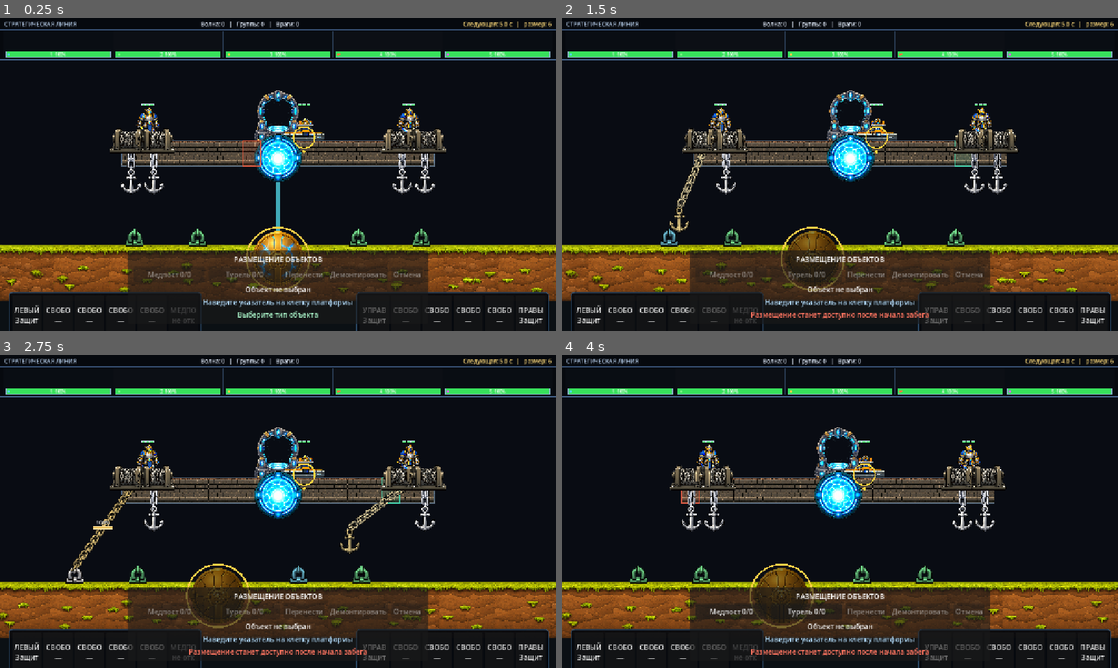
Above: before the commit, frames 1-4 (two rows, left to right).
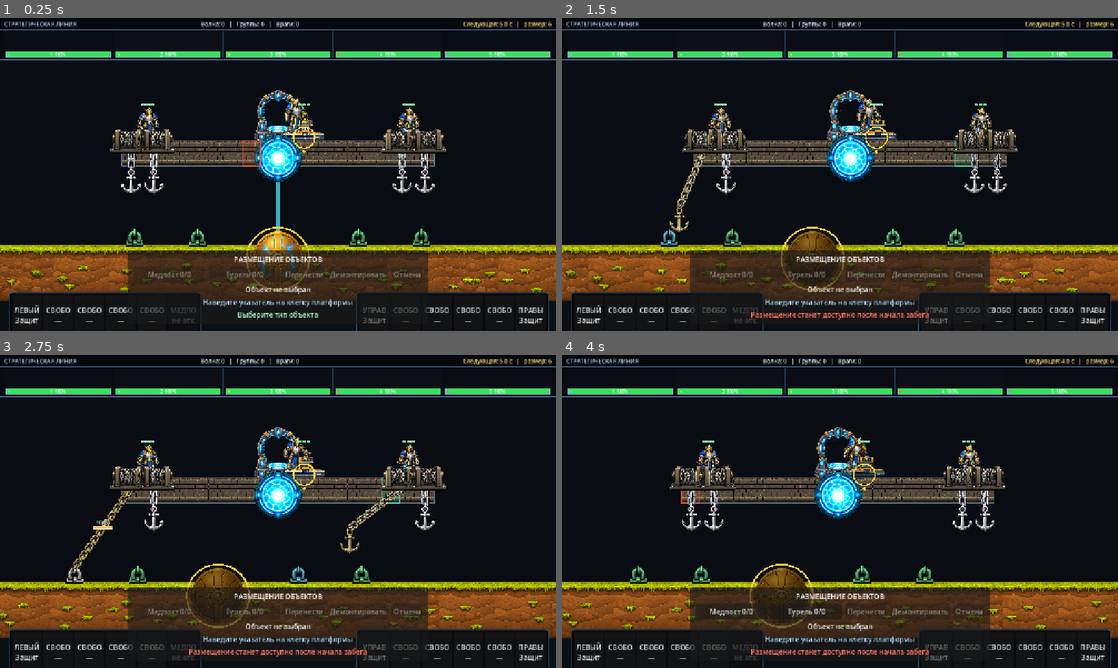
Above: after the commit, the same moments.

Repository: bageus/GloryProtect
Game: Godot game, scene res://scenes/game/game_root_with_flyers.tscn
The game is run twice, just before and just after one commit, with the same random seed, the same clock (stepped at 60 frames per second) and the same inputs.
Inputs (mouse positions are in pixels of both pictures, inside the frame that each line leads up to):
- Up to frame 1 (0.25 s): no input
- Up to frame 2 (1.5 s): tap Enter (ui_accept) at 0.5, 0.77 s; move the mouse to (962, 158) at 0.52 s; hold Right (ui_right) 0.53-1.25 s; tap 1 at 0.6 s; click (962, 158) at 0.67 s; drag from (728, 190) to (812, 237) at 1.27 s
- Up to frame 3 (2.75 s): move the mouse to (333, 442) at 2.02 s; hold Right (ui_right) from 2.03 s (still down); tap 3 at 2.1 s
- Up to frame 4 (4 s): release Right (ui_right) at 2.75 s; drag from (812, 574) to (673, 464) at 2.77 s; move the mouse to (1006, 558) at 3.52 s; hold Left (ui_left) from 3.53 s (still down); tap R at 3.6 s; tap Enter (ui_accept) at 3.77 s

The runs differ from the first frame. In frame 1, 0.3% of the frame differs, in the area x 51-59%, y 25-40%; in frame 2, 0.3%; in frame 3, 0.3%; in frame 4, 0.4%, in the area x 50-58%, y 26-40%.

Commit message:
Keep current captain presentation while restoring missing assets

Diff:
--- a/scripts/platform/platform_visual_controller.gd
+++ b/scripts/platform/platform_visual_controller.gd
@@ -12,8 +12,14 @@
 const PORTAL_SPAWN2_TEXTURE: Texture2D = preload(
 	"res://visual/objects/portal/overlay_portal_spawn_02.png"
 )
-const CAPTAIN_POST_TEXTURE_PATH := (
-	"res://visual/objects/asset_captain_post_base.png"
+const CAPTAIN_CENTER_TEXTURE: Texture2D = preload(
+	"res://visual/defenders/captain_platform/asset_captain_center.png"
+)
+const CAPTAIN_LEFT_TEXTURE: Texture2D = preload(
+	"res://visual/defenders/captain_platform/asset_captain_left.png"
+)
+const CAPTAIN_RIGHT_TEXTURE: Texture2D = preload(
+	"res://visual/defenders/captain_platform/asset_captain_right.png"
 )
 
 enum PortalState {
@@ -57,8 +63,9 @@
 var _portal_source_rect: Rect2
 var _portal_spawn1_source_rect: Rect2
 var _portal_spawn2_source_rect: Rect2
-var _captain_post_texture: Texture2D
-var _captain_post_source_rect: Rect2
+var _captain_center_source_rect: Rect2
+var _captain_left_source_rect: Rect2
+var _captain_right_source_rect: Rect2
 var _portal_state: PortalState = PortalState.IDLE
 var _portal_state_elapsed: float = 0.0
 var _portal_active_defender_id: int = -1
@@ -84,12 +91,18 @@
 		PORTAL_SPAWN2_TEXTURE,
 		alpha_crop_threshold
 	)
-	_captain_post_texture = load(CAPTAIN_POST_TEXTURE_PATH) as Texture2D
-	if _captain_post_texture != null:
-		_captain_post_source_rect = TextureRegionLayout.get_alpha_bounds(
-			_captain_post_texture,
-			alpha_crop_threshold
-		)
+	_captain_center_source_rect = TextureRegionLayout.get_alpha_bounds(
+		CAPTAIN_CENTER_TEXTURE,
+		alpha_crop_threshold
+	)
+	_captain_left_source_rect = TextureRegionLayout.get_alpha_bounds(
+		CAPTAIN_LEFT_TEXTURE,
+		alpha_crop_threshold
+	)
+	_captain_right_source_rect = TextureRegionLayout.get_alpha_bounds(
+		CAPTAIN_RIGHT_TEXTURE,
+		alpha_crop_threshold
+	)
 	var scene_root: Node = get_tree().current_scene
 	if scene_root != null:
 		_game_flow = scene_root.get_node_or_null(
@@ -210,9 +223,18 @@
 
 
 func _draw_driver_console() -> void:
-	if _captain_post_texture == null:
-		return
-	var post_size: Vector2 = _captain_post_source_rect.size * object_asset_scale
+	if not _steering_input.driver_available:
+		return
+	var texture: Texture2D = CAPTAIN_CENTER_TEXTURE
+	var source_rect: Rect2 = _captain_center_source_rect
+	var steering_axis: float = _steering_input.get_steering_axis()
+	if steering_axis < -0.01:
+		texture = CAPTAIN_LEFT_TEXTURE
+		source_rect = _captain_left_source_rect
+	elif steering_axis > 0.01:
+		texture = CAPTAIN_RIGHT_TEXTURE
+		source_rect = _captain_right_source_rect
+	var post_size: Vector2 = source_rect.size * object_asset_scale
 	var platform_top: float = -balance.platform_height * 0.5
 	var post_bottom := Vector2(
 		driver_console_surface_offset.x,
@@ -222,15 +244,7 @@
 		post_bottom - Vector2(post_size.x * 0.5, post_size.y),
 		post_size
 	)
-	var post_tint := Color.WHITE
-	if not _steering_input.driver_available:
-		post_tint = Color(0.55, 0.58, 0.62, 1.0)
-	draw_texture_rect_region(
-		_captain_post_texture,
-		post_rect,
-		_captain_post_source_rect,
-		post_tint
-	)
+	draw_texture_rect_region(texture, post_rect, source_rect)
 
 
 func _update_portal(delta: float) -> void:
